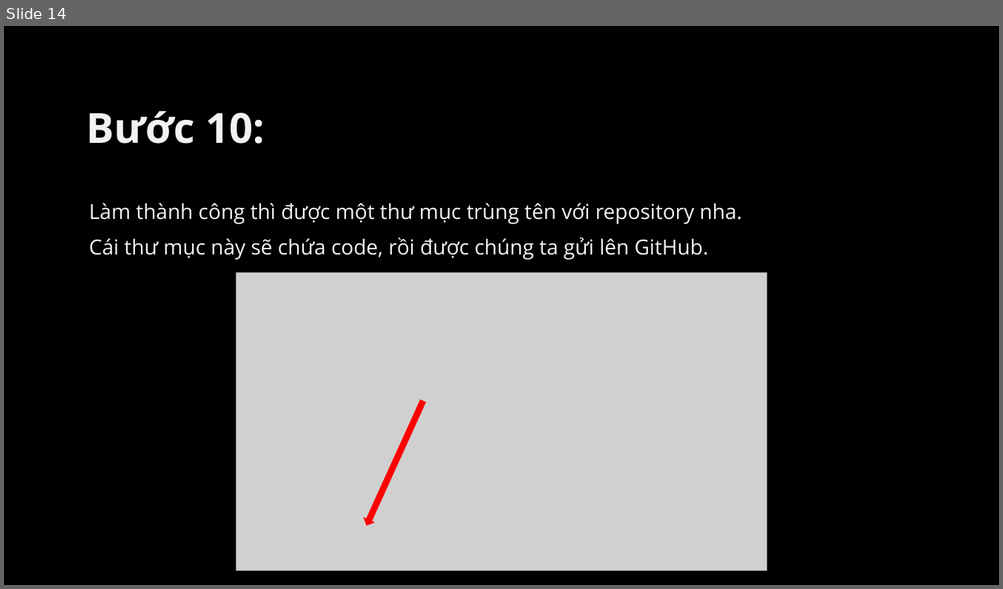
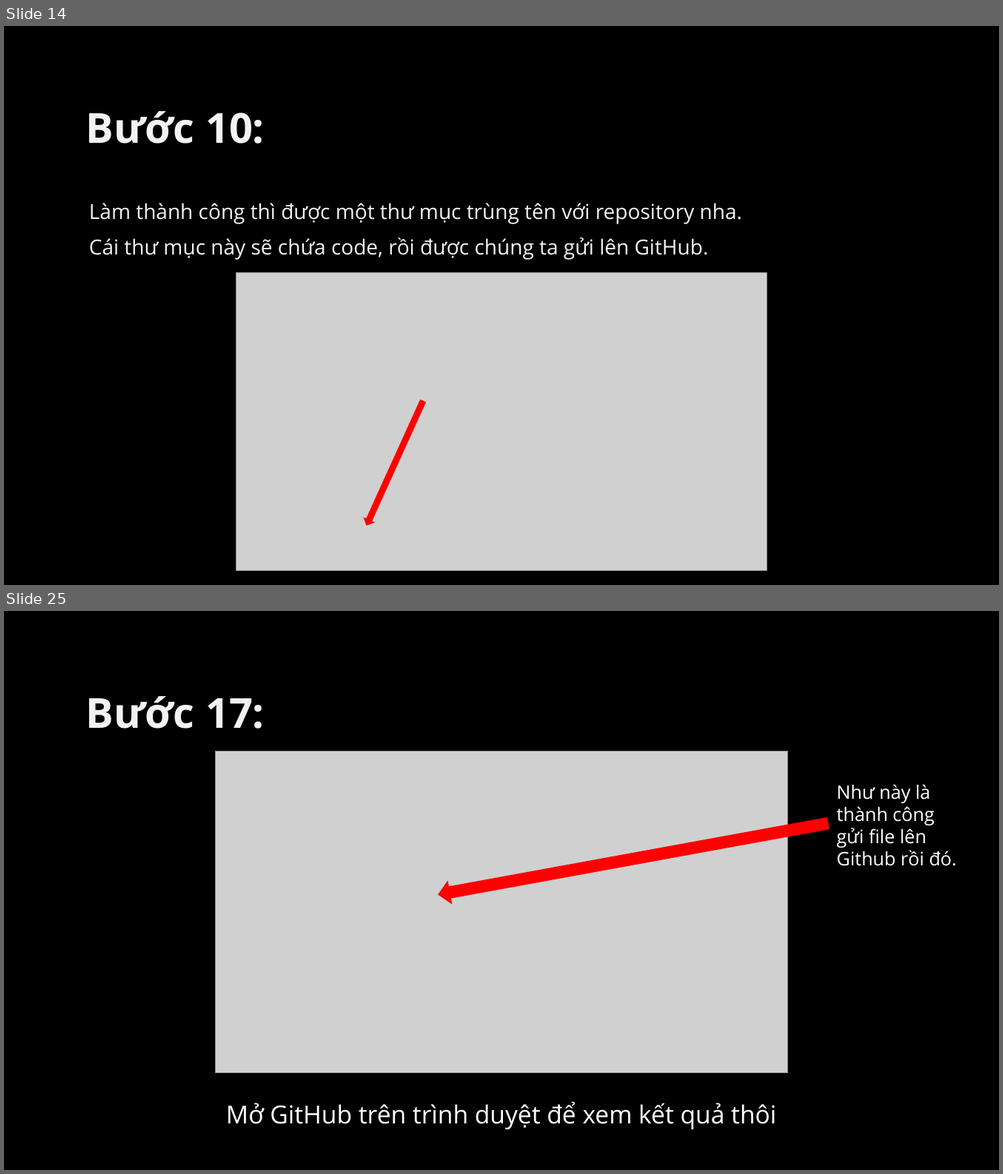
Before and after one commit to conggaro/Cach_up_source_code_len_GitHub, a slide deck: Cách upload source code lên GitHub.pptx. Shown one above the other, each under a label of ours: slide 14 before the commit, slides 14 and 25 after it; the slides between them are not shown. The pictures are 1003x589 and 1003x1174 pixels, drawn with LibreOffice and Linux fonts; fonts in the diff are those of the drawing; grey boxes stand for pictures; background and template pictures are left out. Boxes give left, top, right and bottom in pixels: in the first picture for what was removed or moved away, otherwise in the second. Text is boxed around its words. In the diff, an @@ line names an element or a change of style, - is before the commit and + after.

```diff
--- a/Cách upload source code lên GitHub.pptx
+++ b/Cách upload source code lên GitHub.pptx
@@ slide 25 added at (4, 611, 999, 1170), background picture (left out) @@
@@ title added at (86, 696, 264, 729), 40 pt, text #F1F3F0, bold @@
+Bước 17:
@@ picture added at (215, 752, 788, 1073) @@
@@ text added at (836, 784, 956, 866), 18 pt, text #FFFFFF @@
+Như này là thành công gửi file lên Github rồi đó.
@@ down arrow added at (436, 812, 831, 908), fill #FF0000 @@
@@ text added at (226, 1102, 776, 1130), 24 pt, text #FFFFFF @@
+Mở GitHub trên trình duyệt để xem kết quả thôi
```
Also in this commit, not shown: 1 slide changed, 9 other slides added.
